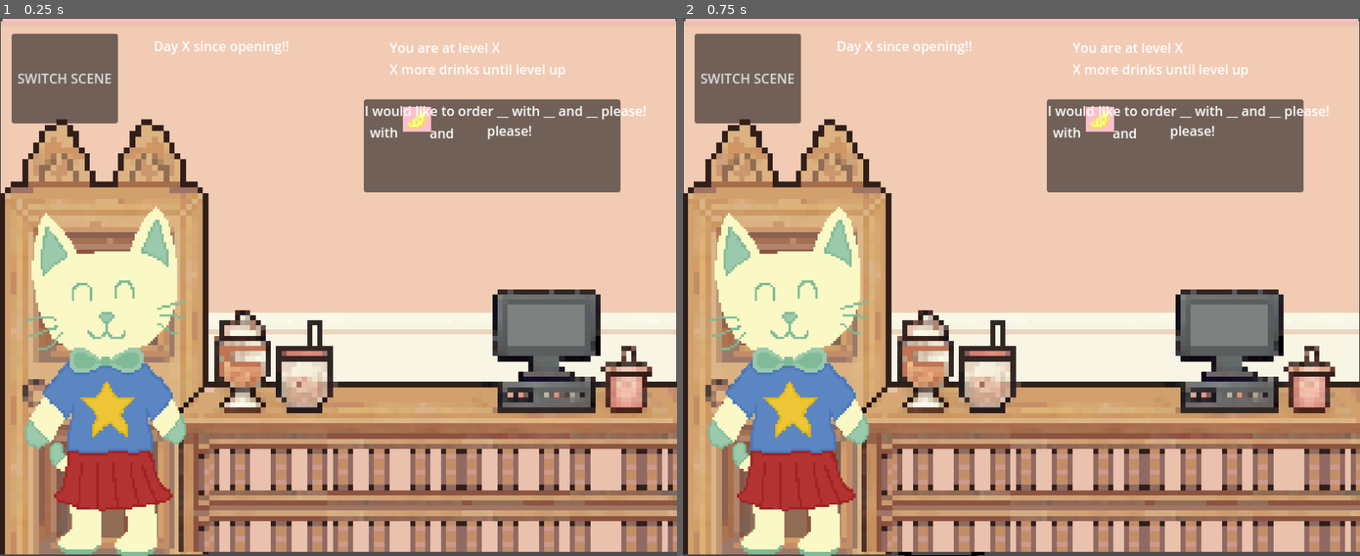
Above: before the commit, frames 1-2 (left to right).
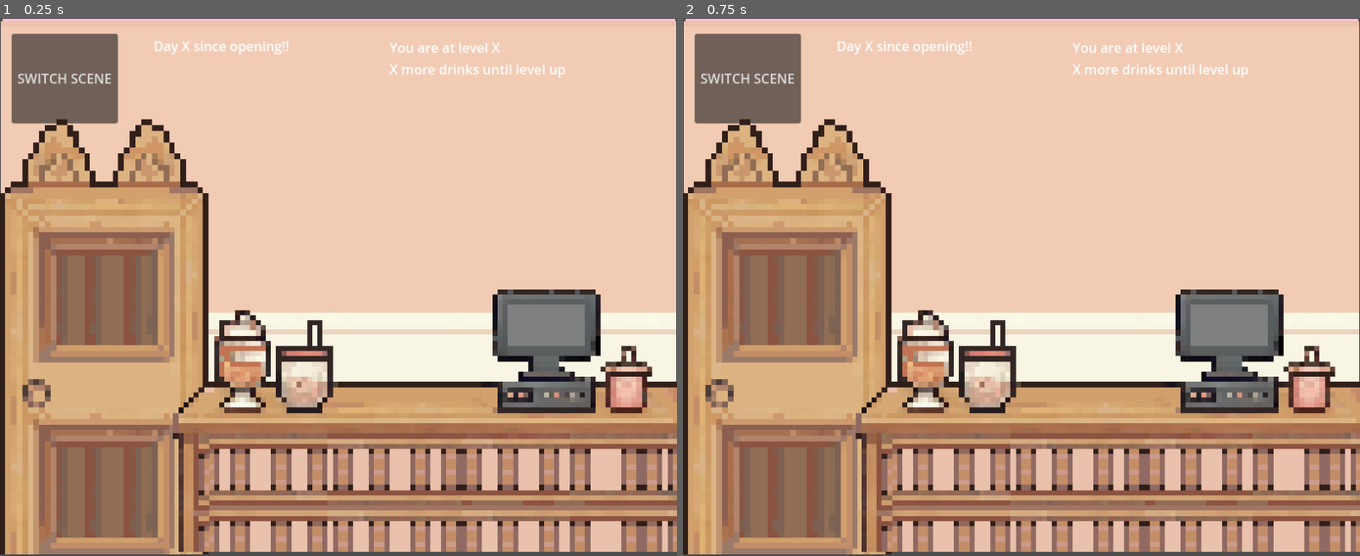
Above: after the commit, the same moments.

Repository: aylabaguette/40sGame
Game: Godot game, scene res://scenes/main.tscn
Two runs of this game, one before a commit and one after it. Both use one fixed random seed, a clock stepped at 60 frames per second and the inputs below.
Inputs (mouse positions are in pixels of both pictures, inside the frame that each line leads up to):
- Up to frame 1 (0.25 s): no input
- Up to frame 2 (0.75 s): tap Enter at 0.5 s; move the mouse to (947, 480) at 0.52 s; click (947, 480) at 0.6 s

The runs differ from the first frame. In frame 1, 17% of the frame differs, in the area x 3-96%, y 15-100%; in frame 2, 17%.

Commit message:
Revert all commits on this branch

Diff:
--- a/40s-game/project.godot
+++ b/40s-game/project.godot
@@ -12,7 +12,7 @@
 
 config/name="40S game"
 run/main_scene="res://scenes/main.tscn"
-config/features=PackedStringArray("4.4", "Forward Plus")
+config/features=PackedStringArray("4.3", "Forward Plus")
 config/icon="res://icon.svg"
 
 [autoload]
--- a/40s-game/scenes/Kitchen.tscn
+++ b/40s-game/scenes/Kitchen.tscn
@@ -1,19 +1,16 @@
-[gd_scene load_steps=15 format=3 uid="uid://gkkp38x5uoh5"]
+[gd_scene load_steps=14 format=3 uid="uid://gkkp38x5uoh5"]
 
-[ext_resource type="Script" uid="uid://vlpexesctqxg" path="res://scripts/kitchen.gd" id="1_wjto4"]
+[ext_resource type="Script" path="res://scripts/kitchen.gd" id="1_wjto4"]
 [ext_resource type="Texture2D" uid="uid://c8k4vsh2wjb2f" path="res://sprites/kitchen/Backdrop.PNG" id="2_0786h"]
 [ext_resource type="Texture2D" uid="uid://br7c6mch33g2a" path="res://sprites/kitchen/Dispenser.PNG" id="3_igrlo"]
 [ext_resource type="Texture2D" uid="uid://dqrfyppmuq80u" path="res://sprites/kitchen/Lids.PNG" id="4_c85uw"]
-[ext_resource type="Script" uid="uid://cscxlkvqccfas" path="res://scripts/dispenser.gd" id="5_bdred"]
+[ext_resource type="Script" path="res://scripts/dispenser.gd" id="5_bdred"]
 [ext_resource type="Texture2D" uid="uid://c8tsmx6qthl1" path="res://sprites/kitchen/toppings - dispenser/coffee.PNG" id="5_cj8jx"]
 [ext_resource type="Texture2D" uid="uid://dudmdjilkh1qy" path="res://sprites/kitchen/Lid (drag).PNG" id="5_o883t"]
 [ext_resource type="Texture2D" uid="uid://csy775ati26k7" path="res://sprites/kitchen/Menu.PNG" id="6_aoept"]
-[ext_resource type="Script" uid="uid://d4kdsn8h2nq1e" path="res://scripts/drinks.gd" id="7_vqlel"]
+[ext_resource type="Script" path="res://scripts/drinks.gd" id="7_vqlel"]
 [ext_resource type="Texture2D" uid="uid://bj0vn7axdv5o3" path="res://sprites/cups/cup.png" id="10_uhls2"]
-[ext_resource type="Script" uid="uid://dop5sflt3kvil" path="res://scenes/cup.gd" id="11_7e8gx"]
-
-[sub_resource type="RectangleShape2D" id="RectangleShape2D_cvqij"]
-size = Vector2(111, 72)
+[ext_resource type="Script" path="res://scenes/cup.gd" id="11_7e8gx"]
 
 [sub_resource type="RectangleShape2D" id="RectangleShape2D_bv3je"]
 size = Vector2(388.75, 358.75)
@@ -80,13 +77,6 @@
 offset_right = 653.0
 offset_bottom = 393.0
 
-[node name="DispenserArea" type="Area2D" parent="Dispenser"]
-position = Vector2(608, 350)
-
-[node name="DispenserShape" type="CollisionShape2D" parent="Dispenser/DispenserArea"]
-position = Vector2(84.5, 218)
-shape = SubResource("RectangleShape2D_cvqij")
-
 [node name="Lids" type="Area2D" parent="."]
 position = Vector2(386, 322)
 scale = Vector2(0.4, 0.4)
@@ -109,14 +99,14 @@
 script = ExtResource("11_7e8gx")
 
 [node name="Area2D" type="Area2D" parent="Cup"]
+scale = Vector2(1, 1)
 
 [node name="CollisionShape2D" type="CollisionShape2D" parent="Cup/Area2D"]
 position = Vector2(-0.669716, 5.49844)
+scale = Vector2(1, 1)
 shape = SubResource("RectangleShape2D_kppjn")
 
 [connection signal="pressed" from="Button" to="." method="_on_button_pressed"]
 [connection signal="pressed" from="Dispenser/Rightbutton" to="Dispenser" method="_on_rightbutton_pressed"]
 [connection signal="pressed" from="Dispenser/LeftButton" to="Dispenser" method="_on_left_button_pressed"]
-[connection signal="area_shape_entered" from="Dispenser/DispenserArea" to="Dispenser" method="_on_dispenser_area_area_shape_entered"]
 [connection signal="mouse_entered" from="Cup/Area2D" to="Cup" method="_on_area_2d_mouse_entered"]
-[connection signal="mouse_exited" from="Cup/Area2D" to="Cup" method="_on_area_2d_mouse_exited"]
--- a/40s-game/scenes/Shop.tscn
+++ b/40s-game/scenes/Shop.tscn
@@ -1,17 +1,15 @@
-[gd_scene load_steps=13 format=3 uid="uid://d7otfdihf1ee"]
+[gd_scene load_steps=11 format=3 uid="uid://d7otfdihf1ee"]
 
 [ext_resource type="Texture2D" uid="uid://buyudqqe76oda" path="res://sprites/shop/Backdrop.png" id="1_72jb3"]
-[ext_resource type="Script" uid="uid://dyqr8j8xehx3d" path="res://scripts/shop.gd" id="1_v2lqu"]
+[ext_resource type="Script" path="res://scripts/shop.gd" id="1_v2lqu"]
 [ext_resource type="Texture2D" uid="uid://dnw401aomiw14" path="res://sprites/shop/Counter.png" id="3_05b3x"]
 [ext_resource type="Texture2D" uid="uid://dau526nnbxysi" path="res://sprites/characters/Mabel.PNG" id="4_pv6g3"]
 [ext_resource type="Texture2D" uid="uid://clwfwiq2uw1vx" path="res://sprites/shop/Door.png" id="4_vcaxr"]
 [ext_resource type="Texture2D" uid="uid://cjrfunaxpsd1y" path="res://sprites/characters/Bob Ferguson.PNG" id="5_4gh6d"]
-[ext_resource type="Script" uid="uid://dnbmy5nivetmh" path="res://scenes/character.gd" id="5_w06dj"]
 [ext_resource type="Texture2D" uid="uid://226vmje5xdkf" path="res://sprites/characters/Momo.PNG" id="6_g3rx4"]
 [ext_resource type="Texture2D" uid="uid://cmiv2bwaym08k" path="res://sprites/characters/Kyrat.PNG" id="7_gso0l"]
 [ext_resource type="Texture2D" uid="uid://bb667n3dtoqd7" path="res://sprites/characters/Emily.PNG" id="8_77h1o"]
-[ext_resource type="Script" uid="uid://chxx3e8n3xwsh" path="res://scripts/level.gd" id="10_wg3wp"]
-[ext_resource type="Script" uid="uid://crskclqxeb2u1" path="res://scenes/SpeechBubble.gd" id="12_lljb8"]
+[ext_resource type="Script" path="res://scripts/level.gd" id="10_wg3wp"]
 
 [node name="Shop" type="Node2D"]
 script = ExtResource("1_v2lqu")
@@ -42,9 +40,6 @@
 texture = ExtResource("3_05b3x")
 
 [node name="Character sprites" type="Node2D" parent="."]
-
-[node name="character" type="Node2D" parent="Character sprites"]
-script = ExtResource("5_w06dj")
 
 [node name="Emily" type="Sprite2D" parent="Character sprites"]
 visible = false
@@ -94,68 +89,4 @@
 offset_bottom = 45.0
 text = "Day X since opening!!"
 
-[node name="SpeechBubble" type="Node2D" parent="."]
-script = ExtResource("12_lljb8")
-
-[node name="Panel" type="Panel" parent="SpeechBubble"]
-offset_left = 438.0
-offset_top = 98.0
-offset_right = 747.0
-offset_bottom = 210.0
-
-[node name="image" type="TextureRect" parent="SpeechBubble/Panel"]
-layout_mode = 0
-offset_left = -4.0
-offset_top = 3.0
-offset_right = 369.0
-offset_bottom = 215.0
-expand_mode = 3
-stretch_mode = 4
-
-[node name="image2" type="TextureRect" parent="SpeechBubble/Panel"]
-layout_mode = 0
-offset_left = 60.0
-offset_top = 66.0
-offset_right = 433.0
-offset_bottom = 278.0
-expand_mode = 3
-stretch_mode = 4
-
-[node name="image3" type="TextureRect" parent="SpeechBubble/Panel"]
-layout_mode = 0
-offset_left = -104.0
-offset_top = -29.0
-offset_right = 269.0
-offset_bottom = 183.0
-expand_mode = 3
-stretch_mode = 4
-
-[node name="Label" type="Label" parent="SpeechBubble/Panel"]
-layout_mode = 0
-offset_left = 1.0
-offset_top = 2.0
-offset_right = 308.0
-offset_bottom = 26.0
-
-[node name="Label2" type="Label" parent="SpeechBubble/Panel"]
-layout_mode = 0
-offset_left = 3.0
-offset_top = 28.0
-offset_right = 43.0
-offset_bottom = 51.0
-
-[node name="Label3" type="Label" parent="SpeechBubble/Panel"]
-layout_mode = 0
-offset_left = 75.0
-offset_top = 29.0
-offset_right = 115.0
-offset_bottom = 52.0
-
-[node name="Label4" type="Label" parent="SpeechBubble/Panel"]
-layout_mode = 0
-offset_left = 144.0
-offset_top = 26.0
-offset_right = 184.0
-offset_bottom = 49.0
-
 [connection signal="pressed" from="Button" to="." method="_on_button_pressed"]
--- a/40s-game/scenes/SpeechBubble.gd
+++ /dev/null
@@ -1,52 +0,0 @@
-extends Node2D
-
-#@onready var label: Label = $Panel/Label # Reference to the Label node
-#@onready var speechBubble: Node2D = $"."
-@onready var image: TextureRect = $Panel/image
-
-@onready var image2: TextureRect = $Panel/image2
-@onready var image3: TextureRect = $Panel/image3
-
-@onready var label: Label = $Panel/Label
-@onready var label2: Label = $Panel/Label2
-@onready var label3: Label = $Panel/Label3
-@onready var label4: Label = $Panel/Label4
-
-@onready var panel: Panel = $Panel
-
-# Called when the node enters the scene tree for the first time.
-func _ready() -> void:
-	#access the global variables
-	var toppings = SignalBus.unlockedToppings
-	var drinks = SignalBus.unlockedDrinks
-
-	#will have to change this variabel to be the randomized toppings that are picked!!??
-	var toppingSelected = "res://sprites/kitchen/toppings - dispenser/brown sugar.PNG"
-	var toppingSelected2 = "res://sprites/kitchen/toppings - dispenser/coffee.PNG"
-	var flavourSelected = "res://sprites/kitchen/toppings - dispenser/lemon.PNG"
-
-	#var message = "order text here!"
-	#I woudl like to order _flavour_ (photo) with _topping1_ (photo) and _topping2_ (photo) pelase!
-	var message1 = "I would like to order __ with __ and __ please!"
-	var message2 = " with "
-	var message3 = " and "
-	var message4 = " please!"
-	setBubble(toppingSelected, toppingSelected2, flavourSelected, message1, message2, message3, message4)
-
-
-# Called every frame. 'delta' is the elapsed time since the previous frame.
-func _process(delta: float) -> void:
-	pass
-
-
-func setBubble(image_path: String, image_path2: String, image_path3: String, order1: String, order2: String, order3: String, order4: String)-> void:
-	var texture = load(image_path)
-	var texture2 = load(image_path2)
-	var texture3 = load(image_path3)
-	image.texture = texture
-	image.texture = texture2
-	image.texture = texture3
-	label.text = order1
-	label2.text = order2
-	label3.text = order3
-	label4.text = order4
--- a/40s-game/scenes/character.gd
+++ /dev/null
@@ -1,41 +0,0 @@
-extends Node2D
-
-# Called when the node enters the scene tree for the first time
-@onready var emily: Sprite2D = $"../Emily"
-@onready var kyrat: Sprite2D = $"../Kyrat"
-@onready var momo: Sprite2D = $"../Momo"
-@onready var bob_ferguson: Sprite2D = $"../BobFerguson"
-@onready var mabel: Sprite2D = $"../Mabel"
-
-
-func _ready() -> void:
-	randomCharacter()
-
-# Called every frame. 'delta' is the elapsed time since the previous frame.
-func _process(delta: float) -> void:
-	pass
-
-# Function to show one random character when it shows the shop screen
-func randomCharacter():
-	# Declare the list of character sprite paths
-	#var Emily =
-	#var Kyrat = $"../Character sprites/Kyrat"
-	#var Momo = $"../Character sprites/Momo"
-	#var BobFerguson = $"../Character sprites/BobFerguson"
-	#var Mabel = $"../Character sprites/Mabel"
-
-	#sets the visibility of the characters to not visible
-	emily.visible = false
-	kyrat.visible = false
-	momo.visible = false
-	bob_ferguson.visible = false
-	mabel.visible = false
-
-	#array for the character sprites!!
-	var characterSprites = [emily, kyrat, momo, bob_ferguson, mabel]
-
-	# Picks a random character sprite from the list and sets its visibility to visible
-	#can change this code later on so that the characters show up in the order decided to match the story line?
-	#or however we decide to have the characrters show up order wise/randomized or not?
-	var selectedSprite = characterSprites[randi() % characterSprites.size()]
-	selectedSprite.visible = true
--- a/40s-game/scenes/cup.gd
+++ b/40s-game/scenes/cup.gd
@@ -1,24 +1,17 @@
 extends Sprite2D
 @onready var cup: Sprite2D = $"."
-
-var mouseEntered = false
-var holdingCup = false
 
 # Called when the node enters the scene tree for the first time.
 func _ready() -> void:
 	pass # Replace with function body.
 
+
 # Called every frame. 'delta' is the elapsed time since the previous frame.
 func _process(delta: float) -> void:
-
-	if(Input.is_action_just_pressed("mouse click") && mouseEntered):
-		holdingCup = !holdingCup
-
-	if(holdingCup == true):
-		cup.position = get_global_mouse_position()
+	pass
 
 func _on_area_2d_mouse_entered() -> void:
-	mouseEntered = true
-
-func _on_area_2d_mouse_exited() -> void:
-	mouseEntered = false
+	print("entered area")
+	if(Input.is_action_just_pressed("mouse click")):
+		print("yay")
+		cup.position = get_global_mouse_position()
--- a/40s-game/scripts/dispenser.gd
+++ b/40s-game/scripts/dispenser.gd
@@ -24,10 +24,6 @@
 	#get reference to signal levelledUp
 	SignalBus.levelledUp.connect(onLevelUp)
 
-	# Set the global unlocked toppings array
-	SignalBus.unlockedToppings = unlockedToppings
-	SignalBus.unlockedDrinks = unlockedDrinks
-
 # Called every frame. 'delta' is the elapsed time since the previous frame.
 func _process(delta: float) -> void:
 	drink_option.texture = currentDrinkOption
@@ -35,8 +31,6 @@
 #called when the signal level up is emitted
 func onLevelUp(newLevel):
 	print(newLevel)
-
-
 
 func _on_left_button_pressed() -> void:
 	#same as other just for left
@@ -57,7 +51,3 @@
 		currentDrinkOption = unlockedDrinks[0]
 	else:
 		currentDrinkOption = unlockedDrinks[arrayIndex+1]
-
-
-func _on_dispenser_area_area_shape_entered(area_rid: RID, area: Area2D, area_shape_index: int, local_shape_index: int) -> void:
-	pass # Replace with function body.
--- a/40s-game/scripts/shop.gd
+++ b/40s-game/scripts/shop.gd
@@ -1,7 +1,5 @@
 extends Node2D
 
-#@onready var characters = $Characters
-@onready var character: Node2D = $"Character sprites/character"
 
 # Called when the node enters the scene tree for the first time.
 func _ready() -> void:
--- a/40s-game/scripts/signalBus.gd
+++ b/40s-game/scripts/signalBus.gd
@@ -3,10 +3,6 @@
 #by any node anywhere in the code.
 
 signal levelledUp(next_level)
-#signal toppingarray()
-
-var unlockedToppings = []
-var unlockedDrinks = []
 
 # Called when the node enters the scene tree for the first time.
 func _ready() -> void:
Not shown, removed: 40s-game/scenes/SpeechBubble.gd.uid
Not shown, removed: 40s-game/scenes/character.gd.uid
Not shown, removed: 40s-game/scenes/cup.gd.uid
Not shown: 1 places in 40s-game/scenes/main.tscn that only renumber resources
Not shown, removed: 40s-game/scripts/dispenser.gd.uid
Not shown, removed: 40s-game/scripts/drinks.gd.uid
Not shown, removed: 40s-game/scripts/kitchen.gd.uid
Not shown, removed: 40s-game/scripts/level.gd.uid
Not shown, removed: 40s-game/scripts/shop.gd.uid
Not shown, removed: 40s-game/scripts/signalBus.gd.uid
Not shown, changed: .DS_Store
Not shown, changed: 40s-game/.DS_Store
(and 1 more such lines)
